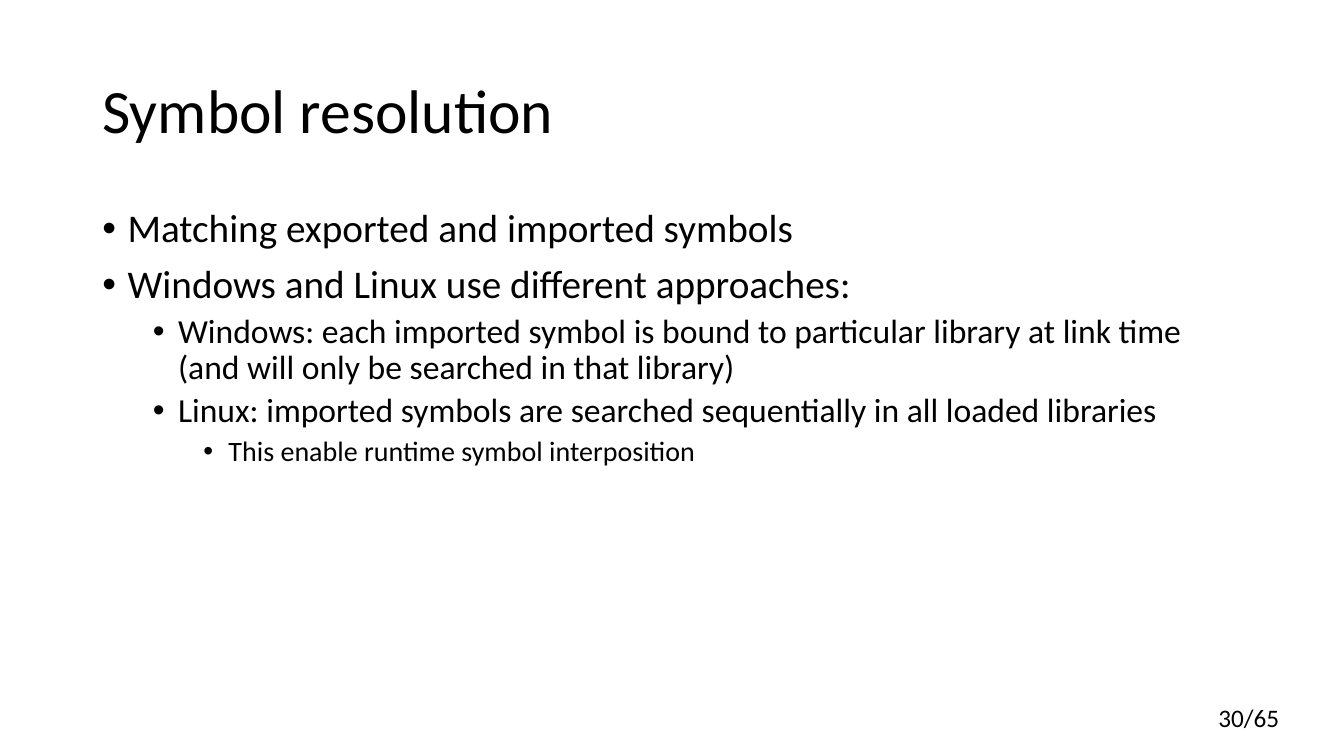
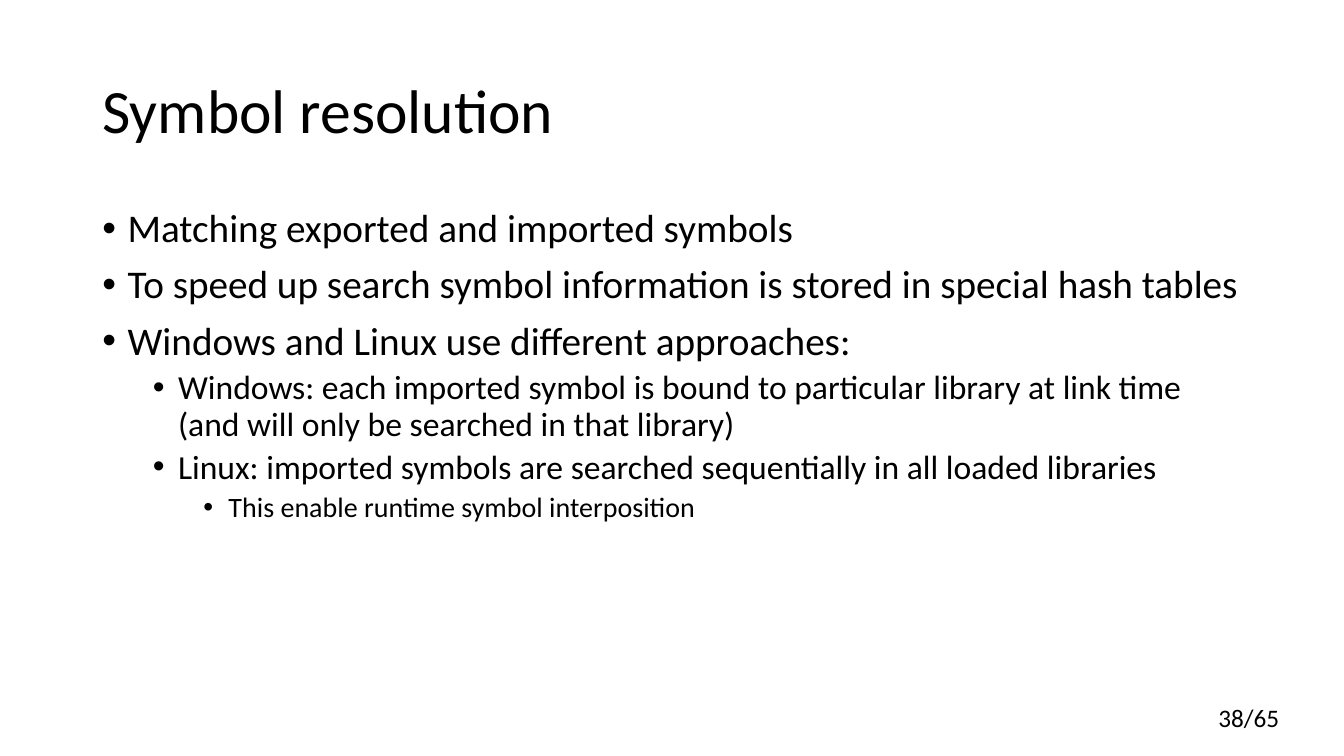
Before and after one commit to yugr/CppRussia, a slide deck: slide 38 of 2024/EN.pptx (slide 30 before the commit). Drawn at 1344x756 pixels with LibreOffice and Linux fonts; fonts in the diff are those of the drawing. Boxes give left, top, right and bottom in pixels: in the first picture for what was removed or moved away, otherwise in the second. Text is boxed around its words. In the diff, an @@ line names an element or a change of style, - is before the commit and + after.

```diff
--- a/2024/EN.pptx
+++ b/2024/EN.pptx
@@ text at [128,270,1238,305]: paragraph added @@
+• To speed up search symbol information is stored in special hash tables
@@ page number at [1218,709,1279,728]: text changed @@
-30/65
+38/65
```
Also in this commit, not shown: 17 other slides changed, 12 slides added, 2 slides removed.
